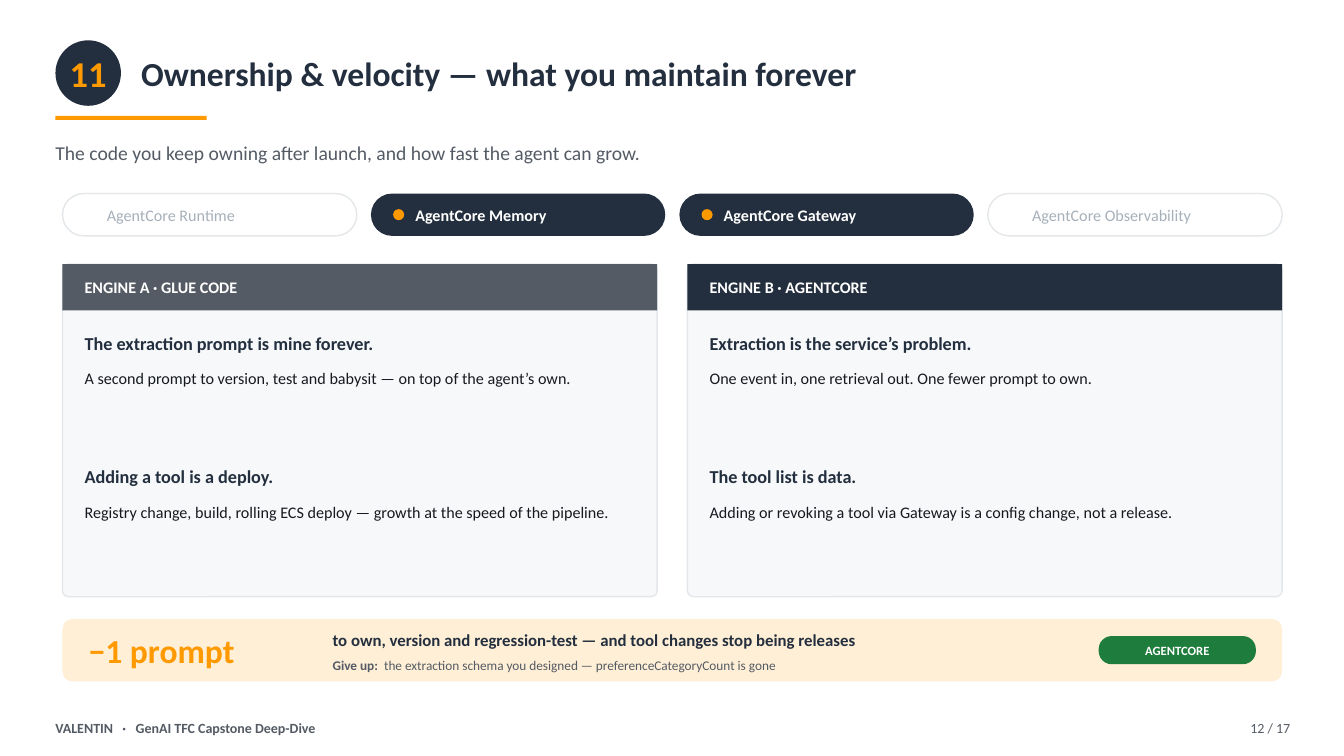
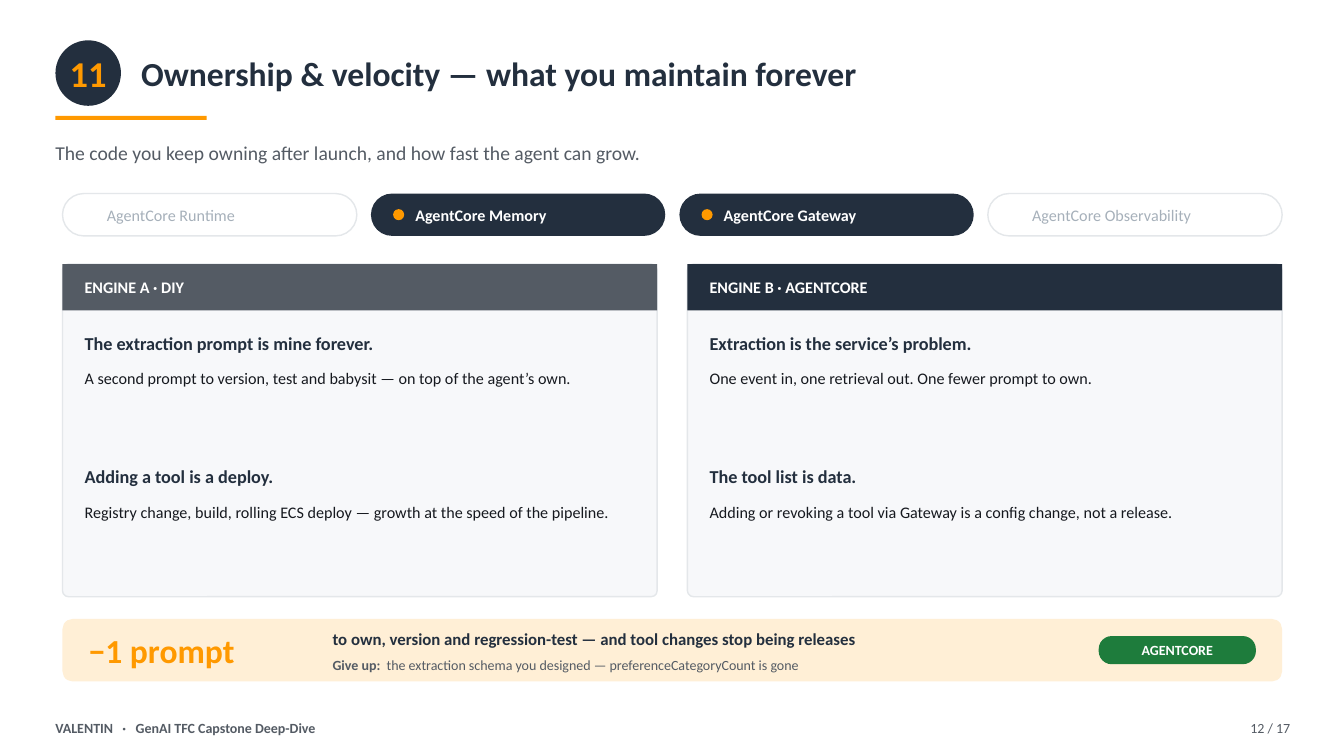
Before and after one commit to coralst/valentin-romantic-agent, a slide deck: slide 12 of docs/Valentin-Presentation-v7.pptx. Drawn at 1344x756 pixels with LibreOffice and Linux fonts; fonts in the diff are those of the drawing. Boxes give left, top, right and bottom in pixels: in the first picture for what was removed or moved away, otherwise in the second. Text is boxed around its words. In the diff, an @@ line names an element or a change of style, - is before the commit and + after.

```diff
--- a/docs/Valentin-Presentation-v7.pptx
+++ b/docs/Valentin-Presentation-v7.pptx
@@ text at <box>85,282,184,293</box>: text changed @@
-ENGINE A · GLUE CODE
+ENGINE A · DIY
@@ text "Give up: the extraction schema ..." at <box>333,660,799,673</box>: size 9.5 to 10 pt @@
@@ text "AGENTCORE" at <box>1142,646,1213,655</box>: size 9 to 10 pt @@
```
Also in this commit, not shown: 7 other slides changed, 4 other files.
